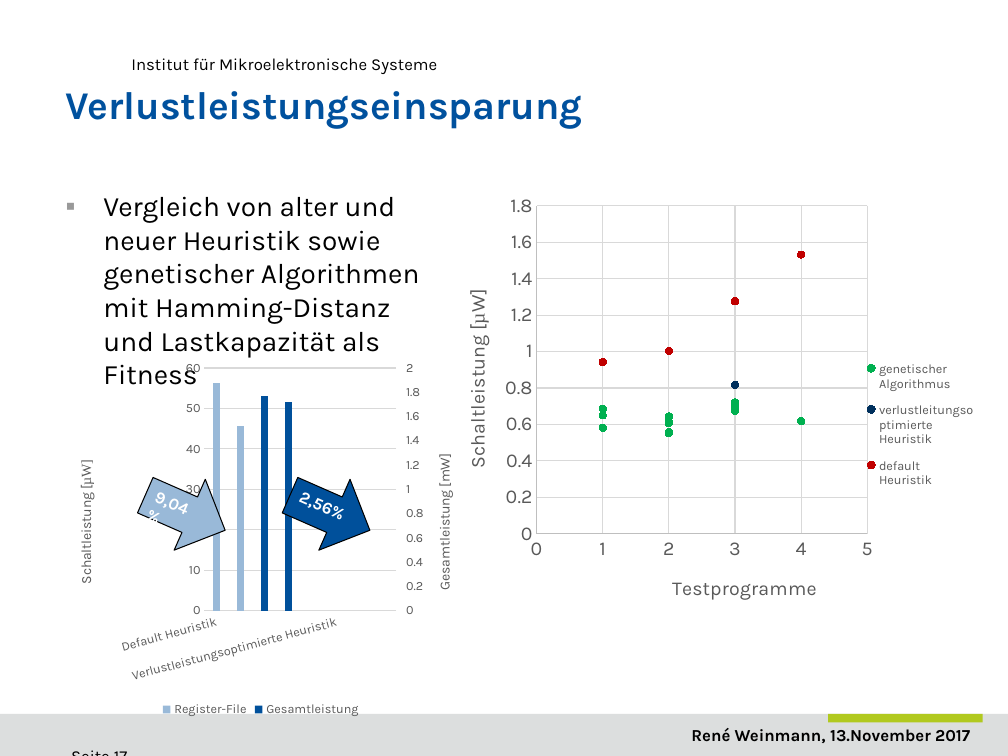
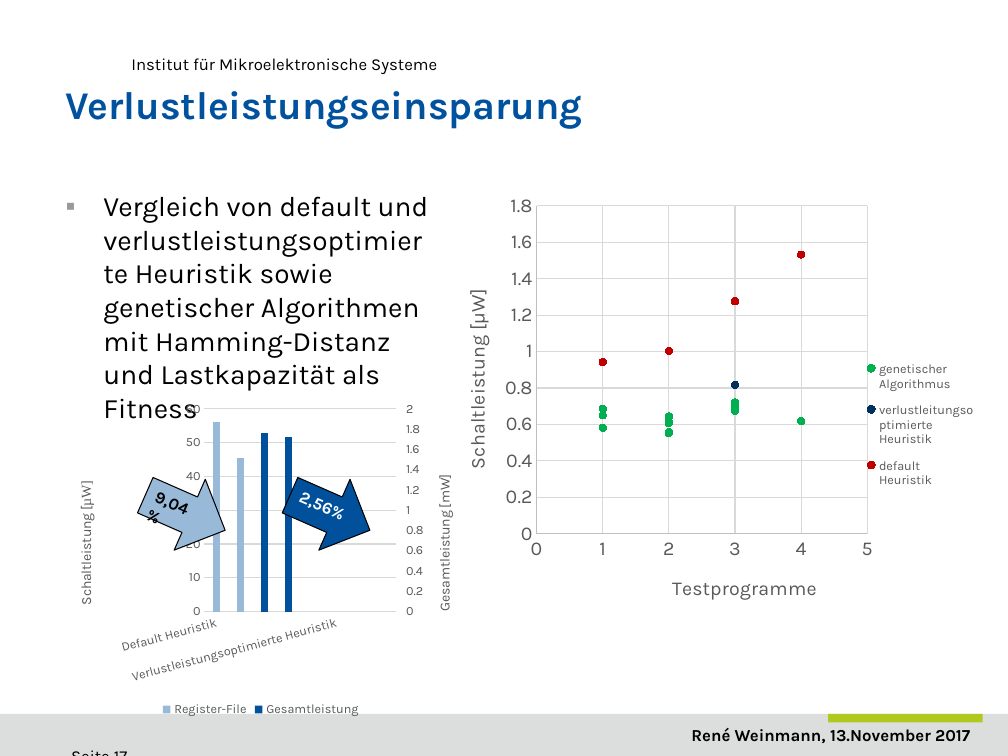
Before and after one commit to ReneWeinmann/Masterarbeit, a slide deck: slide 17 of Presentation_Rene_Weinmann.pptx. Drawn at 1008x756 pixels with LibreOffice and Linux fonts; fonts in the diff are those of the drawing; background and template pictures are left out. Boxes give left, top, right and bottom in pixels: in the first picture for what was removed or moved away, otherwise in the second. Text is boxed around its words. In the diff, an @@ line names an element or a change of style, - is before the commit and + after.

```diff
--- a/Presentation_Rene_Weinmann.pptx
+++ b/Presentation_Rene_Weinmann.pptx
@@ text at [103,196,428,419]: text changed @@
-▪ Vergleich von alter und neuer Heuristik sowie genetischer Algorithmen mit Hamming-Distanz und Lastkapazität als Fitness
+▪ Vergleich von default und verlustleistungsoptimierte Heuristik sowie genetischer Algorithmen mit Hamming-Distanz und Lastkapazität als Fitness
@@ column chart: place and size @@
-column chart at [55,354,466,722]
+column chart at [55,395,466,721]
@@ right arrow "9,04%" at [129,459,241,566]: text colour #FFFFFF to #000000 @@
```
Also in this commit, not shown: 11 other slides changed, 1 slide added, 1 other file.
